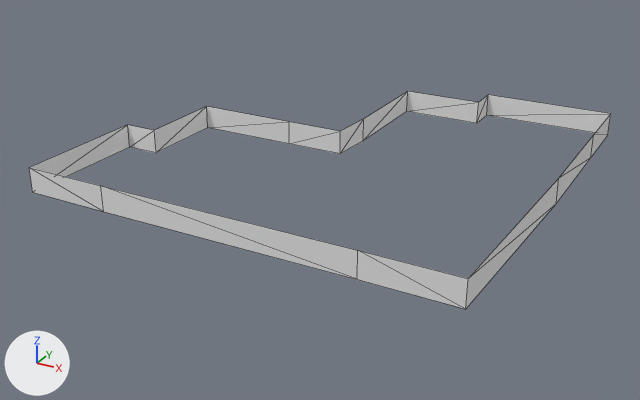
Two versions of the OBJ model osmunity/osm-unity/Assets/Way_0.obj, one commit apart.
Both versions are drawn from a camera (50 mm lens) standing at (113.6, -235.5, 100.5) and looking at (-8.2, -14.0, -10.3). Lighting does not change. The marker at lower left points along +X, +Y and +Z. Mesh edges are drawn as thin lines. Where no turn or scale is listed for an object, it has been applied to the vertices. Vertices at the same position are counted once.

Objects in the first picture: 'Way_0'.
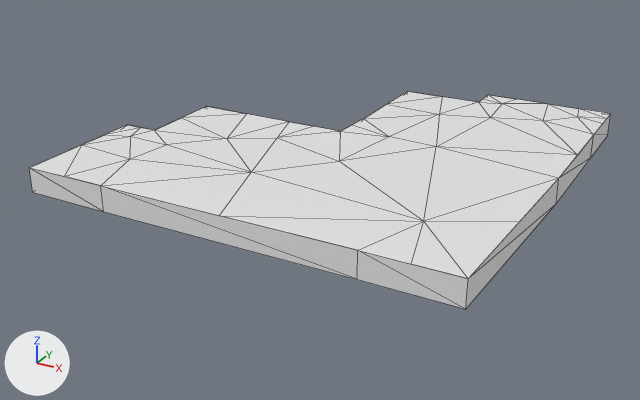
What the commit changed:
me_way_0 is used by ob_way_0; location (0.0, 0.0, 0.0).
me_way_0 had 32 vertices, 32 faces and spanned x -72.0..62.0, y -71.5..61.0, z 0.0..7.6.
me_way_0 now has 67 vertices, 96 faces and spans x -72.0..62.0, y -71.5..61.0, z 0.0..7.6.
Part 1, on me_way_0:
35 vertices are added at x -72.0..62.0, y -71.2..60.8, z 7.6.
64 new faces join them.

Changed parts and their boxes [x1, y1, x2, y2] in the pictures (640 x 400 px):
part 1 of me_way_0, added
    after: [29, 91, 611, 278]
